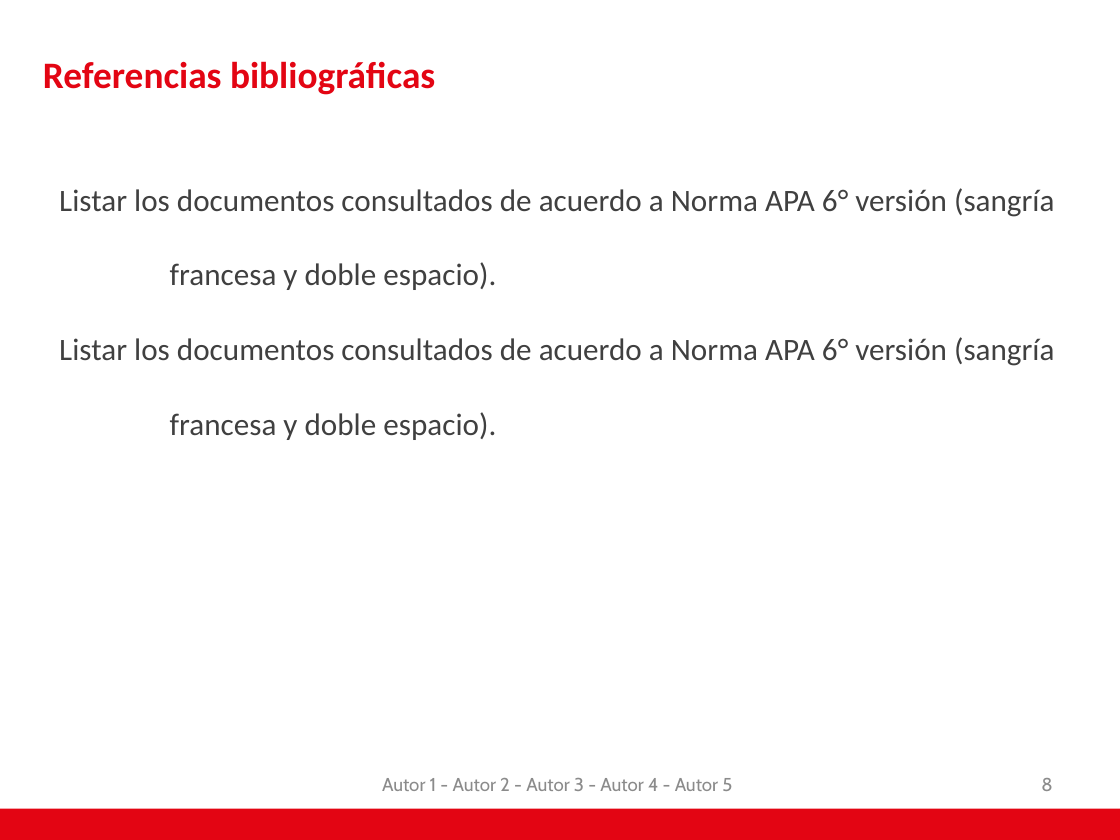
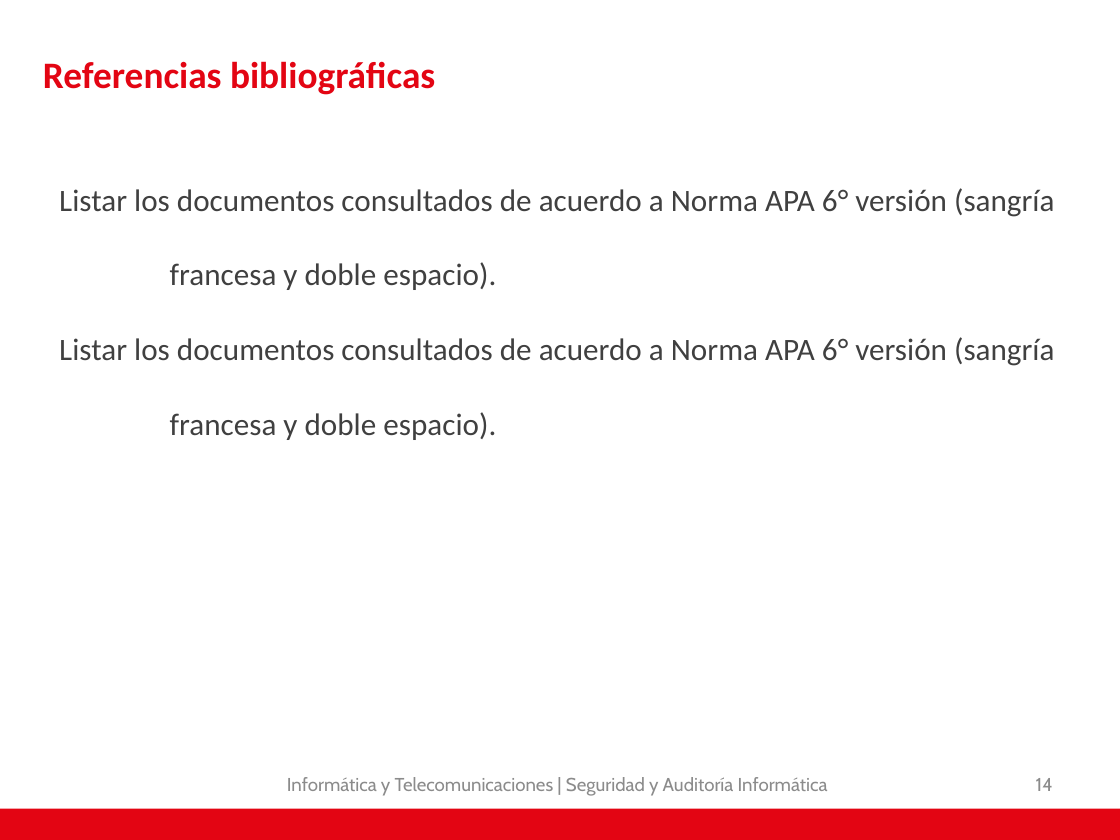
Before and after one commit to AdNNNN/inacap.2019, a slide deck: slide 14 of trabajos.inacap.2019/Seguridad y auditoria informática/Unidad 2/Problematica - Empresa JetBlack II.pptx (slide 8 before the commit). Drawn at 1120x840 pixels with LibreOffice and Linux fonts; fonts in the diff are those of the drawing; background and template pictures are left out. Boxes give left, top, right and bottom in pixels: in the first picture for what was removed or moved away, otherwise in the second. Text is boxed around its words. In the diff, an @@ line names an element or a change of style, - is before the commit and + after.

Commit message:
Se actualiza PPT Seguridad

```diff
--- a/trabajos.inacap.2019/Seguridad y auditoria informática/Unidad 2/Problematica - Empresa JetBlack II.pptx
+++ b/trabajos.inacap.2019/Seguridad y auditoria informática/Unidad 2/Problematica - Empresa JetBlack II.pptx
@@ text at box(287, 777, 828, 796): text changed @@
-Autor 1 - Autor 2 - Autor 3 - Autor 4 - Autor 5
+Informática y Telecomunicaciones | Seguridad y Auditoría Informática
@@ page number at box(1036, 778, 1053, 791): text changed @@
-8
+14
```
Also in this commit, not shown: 2 other slides changed, 11 slides added, 5 slides removed.
